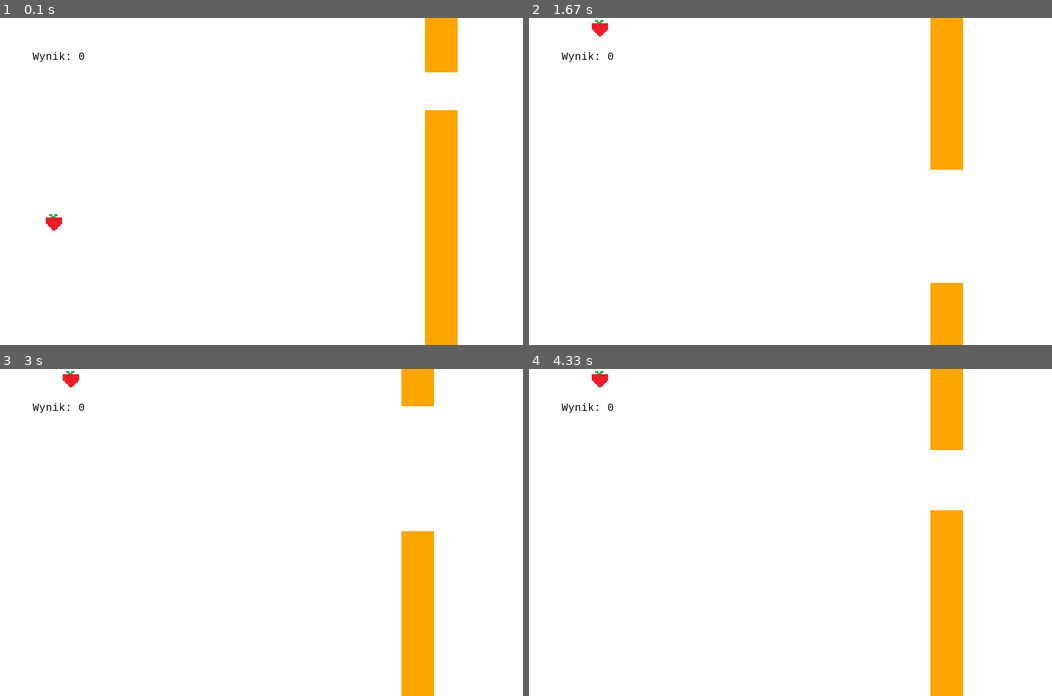
Above: before the commit, frames 1-4 (two rows, left to right).
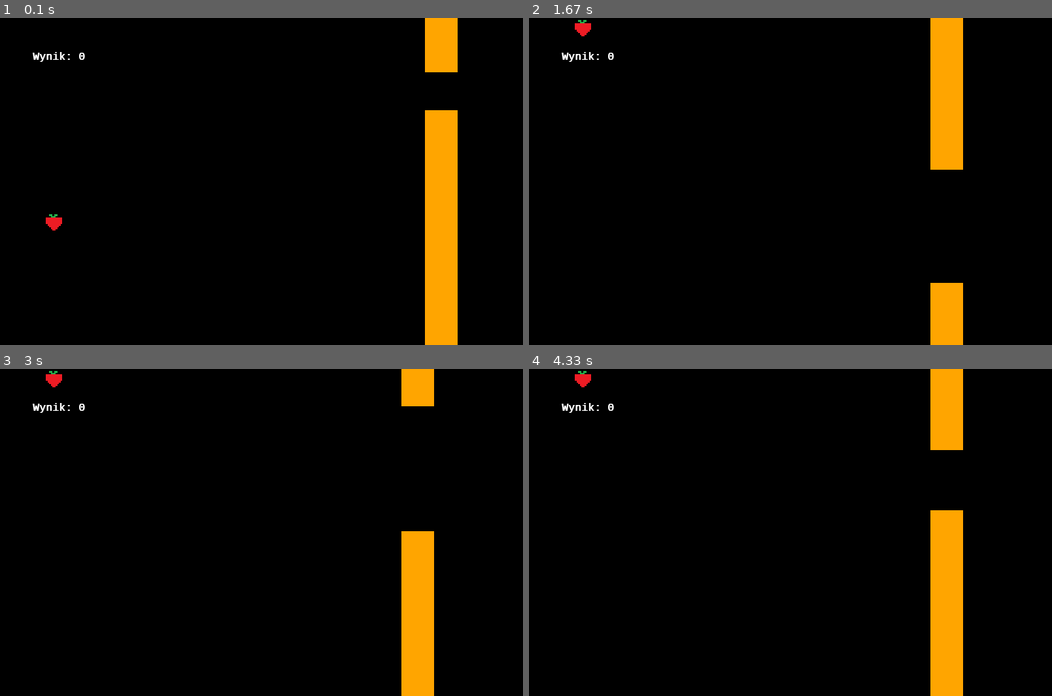
Above: after the commit, the same moments.

Repository: jedrus113/pygame
Game: pygame game, started from main.py
Same seed, same stepped clock (60 frames per second), same inputs: the game is played once before the commit and once after it.
Inputs (mouse positions are in pixels of both pictures, inside the frame that each line leads up to):
- Up to frame 1 (0.1 s): no input
- Up to frame 2 (1.67 s): click (790, 181) at 0.38 s; click (790, 204) at 0.72 s; click (628, 132) at 1.05 s; click (984, 295) at 1.38 s
- Up to frame 3 (3 s): click (271, 421) at 1.72 s; click (235, 617) at 2.05 s; click (245, 476) at 2.38 s; click (188, 463) at 2.72 s
- Up to frame 4 (4.33 s): click (926, 503) at 3.05 s; click (952, 525) at 3.38 s; click (900, 473) at 3.72 s; click (638, 470) at 4.05 s

The runs differ from the first frame. In frame 1, 94% of the frame differs, in the area x 0-100%, y 0-100%; in frame 2, 96%; in frame 3, 96%; in frame 4, 95%.

Commit message:
back to dark window, set text to white

Diff:
--- a/config.py
+++ b/config.py
@@ -3,9 +3,11 @@
 game_title = "Flying strawberry"
 screen_size = (800, 500)
 lock_fps = 60
-background = Color("white")
+background = Color("Black")
 pipes_color = Color("Orange")
-gravity_vector = (0.04, 0.18)
+font_color = Color("White")
+
+gravity_vector = (0, 0.18)
 jump_vector = (0, -8)
 init_pos = (70, 300)
 player_size = (25,25)
--- a/graphic/shape.py
+++ b/graphic/shape.py
@@ -48,10 +48,11 @@
     def __init__(self, pos, text):
         super(TextShape, self).__init__(pos)
         self.myfont = pygame.font.SysFont("monospace", 16)
+        self.myfont.set_bold(True)
         self.text = text
 
     def draw(self):
-        scoretext = self.myfont.render(self.text, 1, (0,0,0))
+        scoretext = self.myfont.render(self.text, 1, config.font_color)
         config.surface.blit(scoretext, self.getPos())
 
 class ImageShape(ShapeBase):
